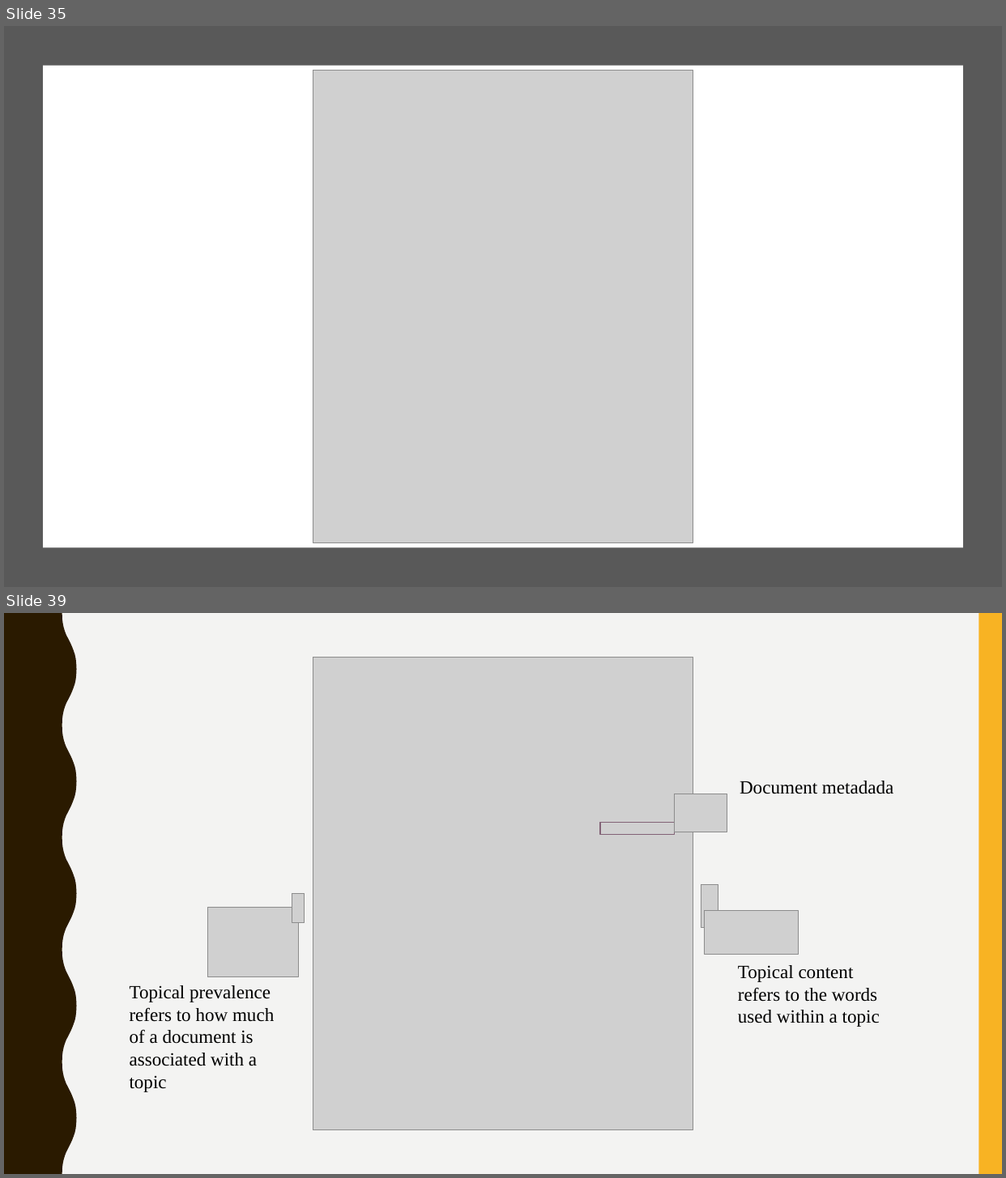
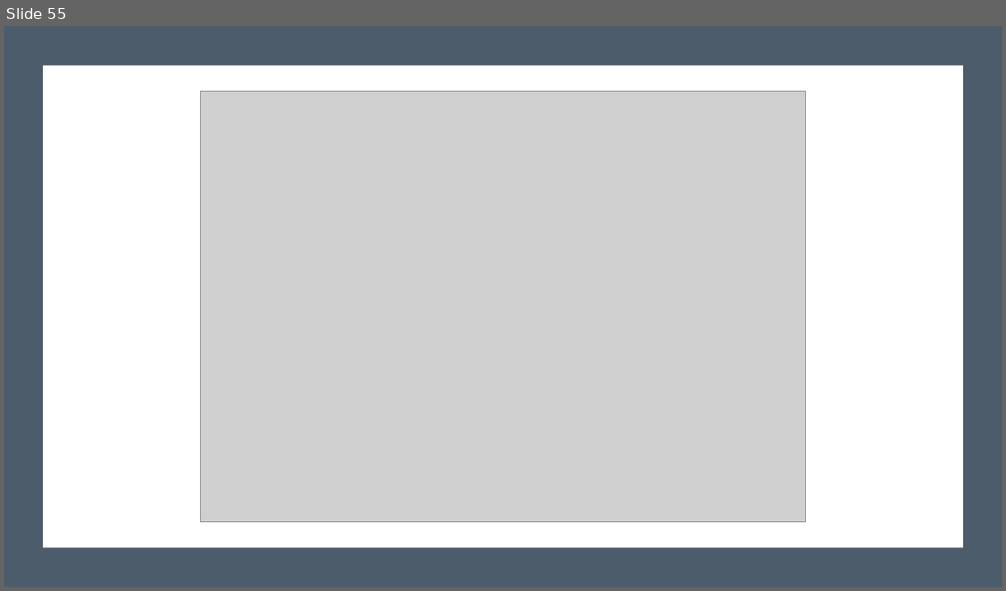
Before and after one commit to svallejovera/cta_updated, a slide deck: slides/7 A Primer on Supervised Learning.pptx. Shown one above the other, each under a label of ours: slides 35 and 39 before the commit, slide 55 after it; the slides between them are not shown. The pictures are 1006x1178 and 1006x591 pixels, drawn with LibreOffice and Linux fonts; fonts in the diff are those of the drawing; grey boxes stand for pictures; background and template pictures are left out. Boxes give left, top, right and bottom in pixels: in the first picture for what was removed or moved away, otherwise in the second. Text is boxed around its words. In the diff, an @@ line names an element or a change of style, - is before the commit and + after.

```diff
--- a/slides/7 A Primer on Supervised Learning.pptx
+++ b/slides/7 A Primer on Supervised Learning.pptx
@@ slide 39 removed at [4,613,1002,1174], background #F3F3F2; not listed: 2 template elements that a slide beside it also shows @@
@@ picture removed at [313,658,692,1131] @@
@@ text removed at [739,781,893,794] @@
-Document metadada
@@ picture removed at [674,794,727,833] @@
@@ rectangle removed at [600,823,674,835] @@
@@ picture removed at [292,894,305,924] @@
@@ picture removed at [701,884,718,927] @@
@@ picture removed at [207,907,298,977] @@
@@ picture removed at [705,911,799,955] @@
@@ text removed at [738,965,880,1027] @@
-Topical content refers to the words used within a topic
@@ text removed at [130,986,274,1093] @@
-Topical prevalence refers to how much of a document is associated with a topic
@@ what was slide 35 is now slide 55 @@
@@ slide 55 changed as well @@
@@ rectangle at [4,26,1002,587]: fill #595959 to #4C5C6A @@
@@ picture: place and size @@
-picture at [313,71,692,544]
+picture at [201,91,806,523]
```
Also in this commit, not shown: 7 other slides changed, 36 slides added, 18 other slides removed, 34 other files.
